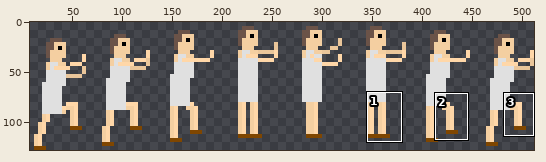
File history of a sprite sheet, ApEngProj/APEngProj/APEngProj/Content/Sisyphus.png. The picture above shows the old version from afar; the outline marks the close-up.
Close-up. Before the commit:
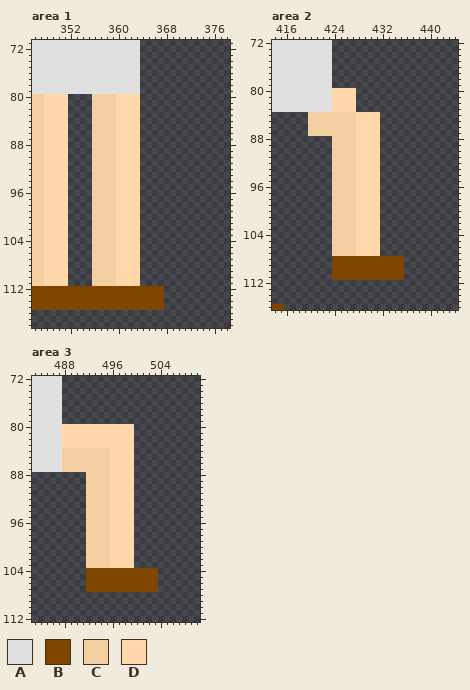
The file is 512x128 pixels. Colours within 5 levels of each other are drawn and written as one. Shown: area 1: x 346..378, y 71..118; area 2: x 414..444, y 72..116; area 3: x 483..510, y 72..112. The wide view leaves out empty margins. The commit also changed other parts of the picture, which this record leaves out.
Palette (. is transparent): A #e0e0e0  B #7f4600  C #f4cfa1  D #ffd7a8
Pixels before, area 1, first column x 346:
 71 AAAAAAAAAAAAAAAAAA....
 72 AAAAAAAAAAAAAAAAAA....
 73 AAAAAAAAAAAAAAAAAA....
 74 AAAAAAAAAAAAAAAAAA....
 75 AAAAAAAAAAAAAAAAAA....
 76 AAAAAAAAAAAAAAAAAA....
 77 AAAAAAAAAAAAAAAAAA....
 78 AAAAAAAAAAAAAAAAAA....
 79 AAAAAAAAAAAAAAAAAA....
 80 CCDDDD....CCCCDDDD....
 81 CCDDDD....CCCCDDDD....
 82 CCDDDD....CCCCDDDD....
 83 CCDDDD....CCCCDDDD....
 84 CCDDDD....CCCCDDDD....
 85 CCDDDD....CCCCDDDD....
 86 CCDDDD....CCCCDDDD....
 87 CCDDDD....CCCCDDDD....
 88 CCDDDD....CCCCDDDD....
 89 CCDDDD....CCCCDDDD....
 90 CCDDDD....CCCCDDDD....
 91 CCDDDD....CCCCDDDD....
 92 CCDDDD....CCCCDDDD....
 93 CCDDDD....CCCCDDDD....
 94 CCDDDD....CCCCDDDD....
 95 CCDDDD....CCCCDDDD....
 96 CCDDDD....CCCCDDDD....
 97 CCDDDD....CCCCDDDD....
 98 CCDDDD....CCCCDDDD....
 99 CCDDDD....CCCCDDDD....
100 CCDDDD....CCCCDDDD....
101 CCDDDD....CCCCDDDD....
102 CCDDDD....CCCCDDDD....
103 CCDDDD....CCCCDDDD....
104 CCDDDD....CCCCDDDD....
105 CCDDDD....CCCCDDDD....
106 CCDDDD....CCCCDDDD....
107 CCDDDD....CCCCDDDD....
108 CCDDDD....CCCCDDDD....
109 CCDDDD....CCCCDDDD....
110 CCDDDD....CCCCDDDD....
111 CCDDDD....CCCCDDDD....
112 BBBBBBBBBBBBBBBBBBBBBB
113 BBBBBBBBBBBBBBBBBBBBBB
114 BBBBBBBBBBBBBBBBBBBBBB
115 BBBBBBBBBBBBBBBBBBBBBB
Pixels before, area 2, first column x 414:
 72 AAAAAAAAAA............
 73 AAAAAAAAAA............
 74 AAAAAAAAAA............
 75 AAAAAAAAAA............
 76 AAAAAAAAAA............
 77 AAAAAAAAAA............
 78 AAAAAAAAAA............
 79 AAAAAAAAAA............
 80 AAAAAAAAAADDDD........
 81 AAAAAAAAAADDDD........
 82 AAAAAAAAAADDDD........
 83 AAAAAAAAAADDDD........
 84 ......CCCCCCCCDDDD....
 85 ......CCCCCCCCDDDD....
 86 ......CCCCCCCCDDDD....
 87 ......CCCCCCCCDDDD....
 88 ..........CCCCDDDD....
 89 ..........CCCCDDDD....
 90 ..........CCCCDDDD....
 91 ..........CCCCDDDD....
 92 ..........CCCCDDDD....
 93 ..........CCCCDDDD....
 94 ..........CCCCDDDD....
 95 ..........CCCCDDDD....
 96 ..........CCCCDDDD....
 97 ..........CCCCDDDD....
 98 ..........CCCCDDDD....
 99 ..........CCCCDDDD....
100 ..........CCCCDDDD....
101 ..........CCCCDDDD....
102 ..........CCCCDDDD....
103 ..........CCCCDDDD....
104 ..........CCCCDDDD....
105 ..........CCCCDDDD....
106 ..........CCCCDDDD....
107 ..........CCCCDDDD....
108 ..........BBBBBBBBBBBB
109 ..........BBBBBBBBBBBB
110 ..........BBBBBBBBBBBB
111 ..........BBBBBBBBBBBB
112 ......................
113 ......................
114 ......................
115 ......................
116 BB....................
Pixels before, area 3, first column x 483:
 72 AAAAA................
 73 AAAAA................
 74 AAAAA................
 75 AAAAA................
 76 AAAAA................
 77 AAAAA................
 78 AAAAA................
 79 AAAAA................
 80 AAAAADDDDDDDDDDDD....
 81 AAAAADDDDDDDDDDDD....
 82 AAAAADDDDDDDDDDDD....
 83 AAAAADDDDDDDDDDDD....
 84 AAAAACCCCCCCCDDDD....
 85 AAAAACCCCCCCCDDDD....
 86 AAAAACCCCCCCCDDDD....
 87 AAAAACCCCCCCCDDDD....
 88 .........CCCCDDDD....
 89 .........CCCCDDDD....
 90 .........CCCCDDDD....
 91 .........CCCCDDDD....
 92 .........CCCCDDDD....
 93 .........CCCCDDDD....
 94 .........CCCCDDDD....
 95 .........CCCCDDDD....
 96 .........CCCCDDDD....
 97 .........CCCCDDDD....
 98 .........CCCCDDDD....
 99 .........CCCCDDDD....
100 .........CCCCDDDD....
101 .........CCCCDDDD....
102 .........CCCCDDDD....
103 .........CCCCDDDD....
104 .........BBBBBBBBBBBB
105 .........BBBBBBBBBBBB
106 .........BBBBBBBBBBBB
107 .........BBBBBBBBBBBB
Once edited:
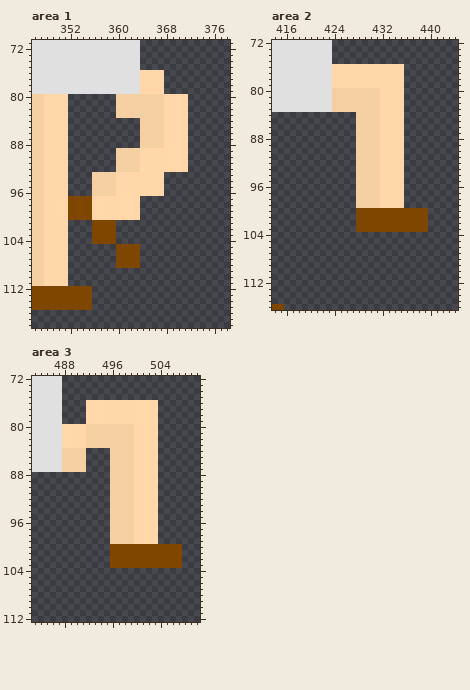
Change:
Area 1:
The edit adds colour B in rows 97 to 100 at x 352 to 355.
Colour C gives way to colour B in rows 101 to 104 at x 356 to 359.
Colour D gives way to colour B in rows 105 to 108 at x 360 to 363.
The edit adds colour C in rows 80 to 88 at x 364 to 367.
Colour D gives way to colour C in rows 80 to 83 at x 360 to 363; in rows 89 to 92 at x 360 to 363.
The edit adds colour D in rows 76 to 79 at x 364 to 367; in rows 80 to 88 at x 368 to 371; in rows 89 to 92 at x 364 to 371; in rows 93 to 96 at x 364 to 367.
Colour C gives way to colour D in rows 97 to 100 at x 356 to 359.
The edit erases colour B in rows 112 to 115 at x 356 to 367.
The edit erases colour C in rows 80 to 92 at x 356 to 359; in rows 105 to 111 at x 356 to 359.
The edit erases colour D in rows 84 to 88 at x 360 to 363; in rows 101 to 104 at x 360 to 363; in rows 109 to 111 at x 360 to 363.
Area 2:
The edit adds colour B in rows 100 to 103 at x 432 to 439.
Colour D gives way to colour B in rows 100 to 103 at x 428 to 431.
The edit adds colour C in rows 80 to 83 at x 428 to 431.
Colour D gives way to colour C in rows 80 to 83 at x 424 to 427; in rows 84 to 99 at x 428 to 431.
The edit adds colour D in rows 76 to 79 at x 424 to 435; in rows 80 to 99 at x 432 to 435.
The edit erases colour B in rows 108 to 111 at x 424 to 435.
The edit erases colour C in rows 84 to 87 at x 420 to 427; in rows 88 to 107 at x 424 to 427.
The edit erases colour D in rows 104 to 107 at x 428 to 431.
Area 3:
The edit adds colour B in rows 100 to 103 at x 500 to 507.
Colour D gives way to colour B in rows 100 to 103 at x 496 to 499.
Colour D gives way to colour C in rows 80 to 83 at x 492 to 499; in rows 84 to 99 at x 496 to 499.
The edit adds colour D in rows 76 to 79 at x 492 to 503; in rows 80 to 99 at x 500 to 503.
The edit erases colour B in rows 104 to 107 at x 492 to 503.
The edit erases colour C in rows 84 to 103 at x 492 to 495.
Where, in picture pixels (left, top, right, bottom), the same in both close-ups:
changed: (68, 70, 188, 310)
changed: (308, 64, 428, 280)
changed: (86, 400, 182, 592)
